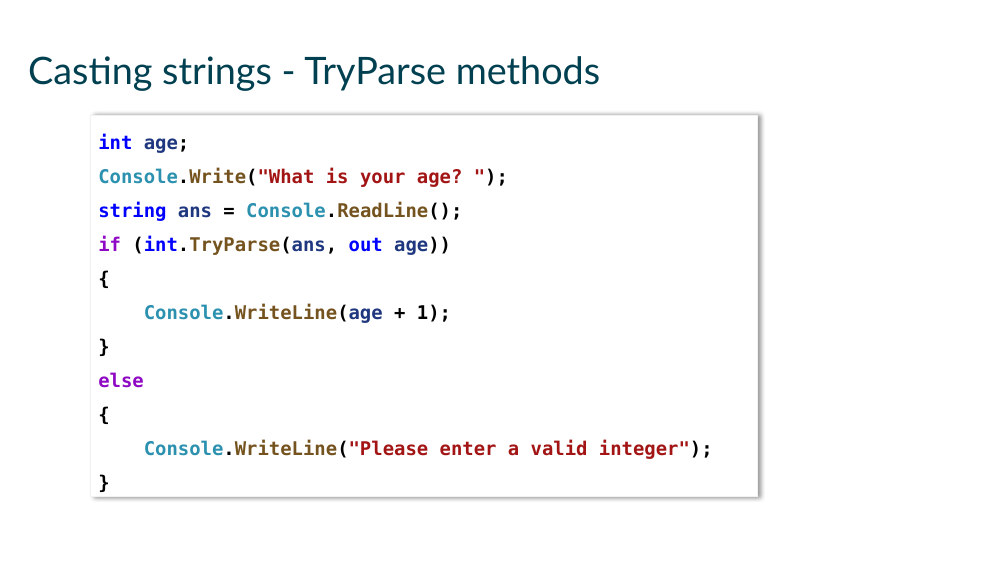
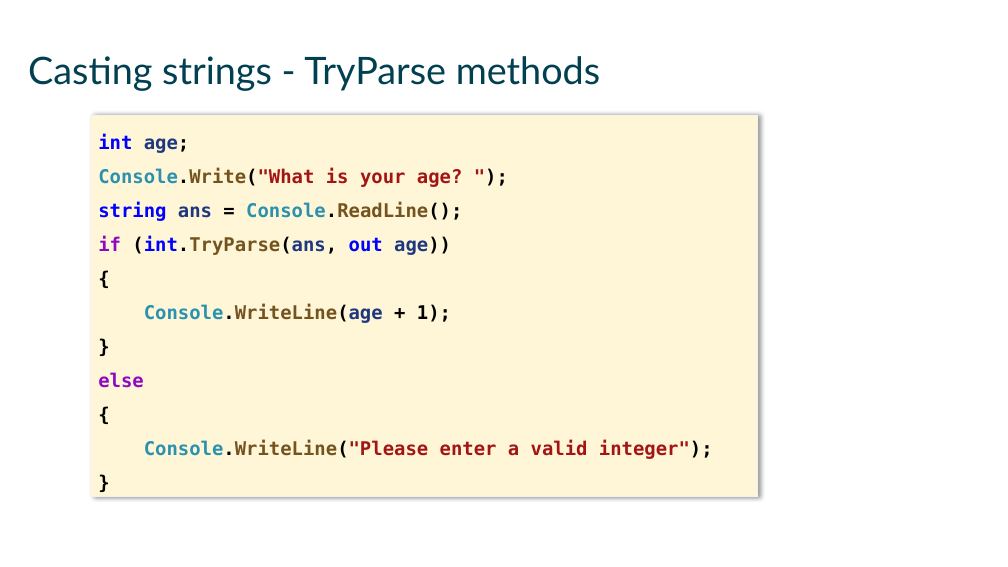
Before and after one commit to mikebaradaran/csharp, a slide deck: slide 10 of 01 Review Day 1.pptx. Drawn at 1008x567 pixels with LibreOffice and Linux fonts; fonts in the diff are those of the drawing. Boxes give left, top, right and bottom in pixels: in the first picture for what was removed or moved away, otherwise in the second. Text is boxed around its words. In the diff, an @@ line names an element or a change of style, - is before the commit and + after.

```diff
--- a/01 Review Day 1.pptx
+++ b/01 Review Day 1.pptx
@@ rectangle "int age;" at box(91, 115, 757, 497): fill #FFFFFF to #FEF6D7 @@
```
Also in this commit, not shown: 7 other slides changed, 1 slide added, 42 other files.
